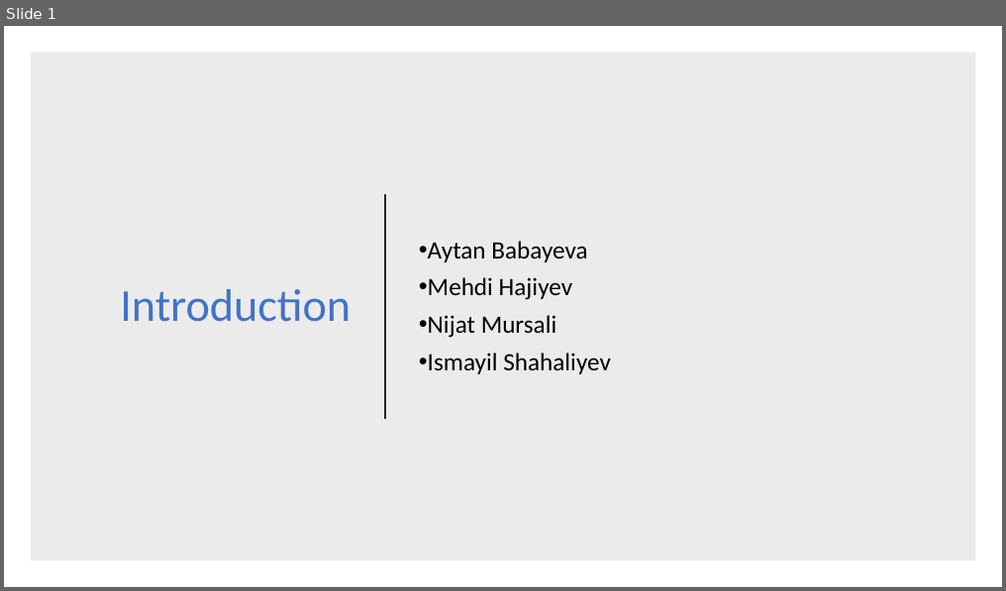
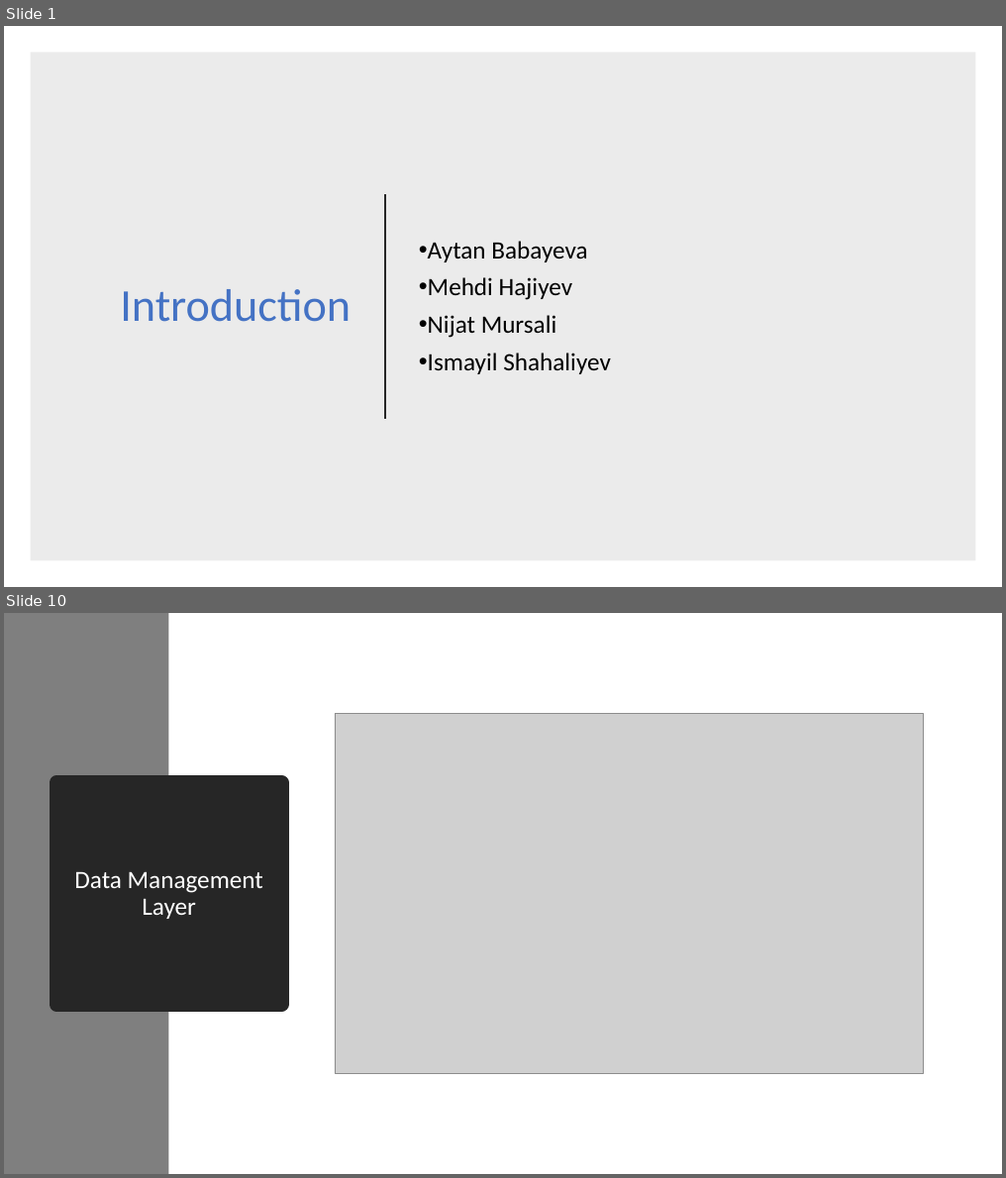
Before and after one commit to nijatmursali/ObjectOriented, a slide deck: Presentation.pptx. Shown one above the other, each under a label of ours: slide 1 before the commit, slides 1 and 10 after it; the slides between them are not shown. The pictures are 1006x591 and 1006x1178 pixels, drawn with LibreOffice and Linux fonts; fonts in the diff are those of the drawing; grey boxes stand for pictures. Boxes give left, top, right and bottom in pixels: in the first picture for what was removed or moved away, otherwise in the second. Text is boxed around its words. In the diff, an @@ line names an element or a change of style, - is before the commit and + after.

```diff
--- a/Presentation.pptx
+++ b/Presentation.pptx
@@ slide 10 added at (x1=4, y1=613, x2=1002, y2=1174), background #FFFFFF @@
@@ rectangle added at (x1=4, y1=613, x2=168, y2=1174), fill #7F7F7F @@
@@ picture added at (x1=335, y1=713, x2=924, y2=1073) @@
@@ title added at (x1=56, y1=783, x2=282, y2=1004), fill #262626, outline #262626 13.75 pt, 24 pt, text #FFFFFF @@
+Data Management Layer
```
Also in this commit, not shown: 10 other slides added, 3 slides removed.
